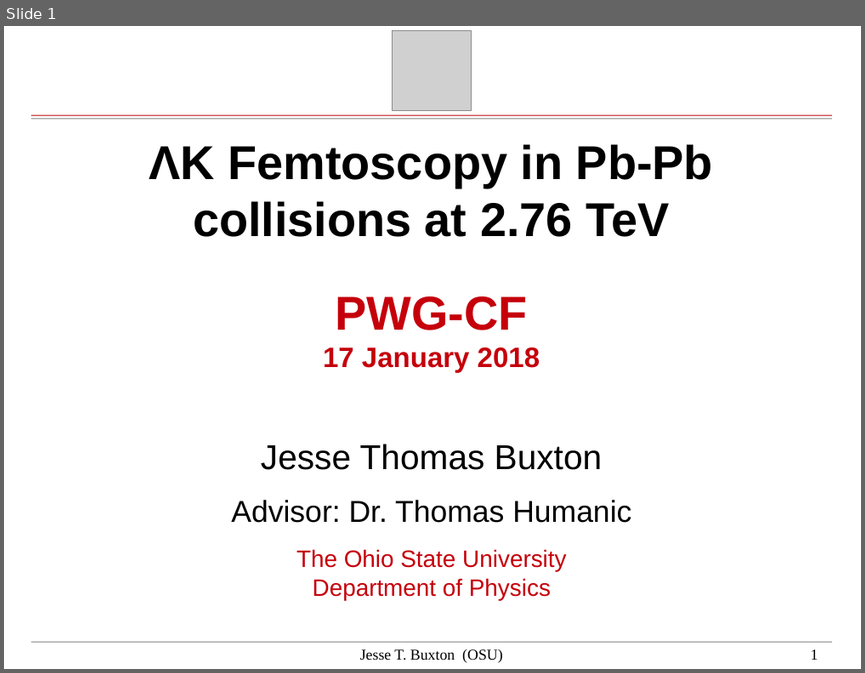
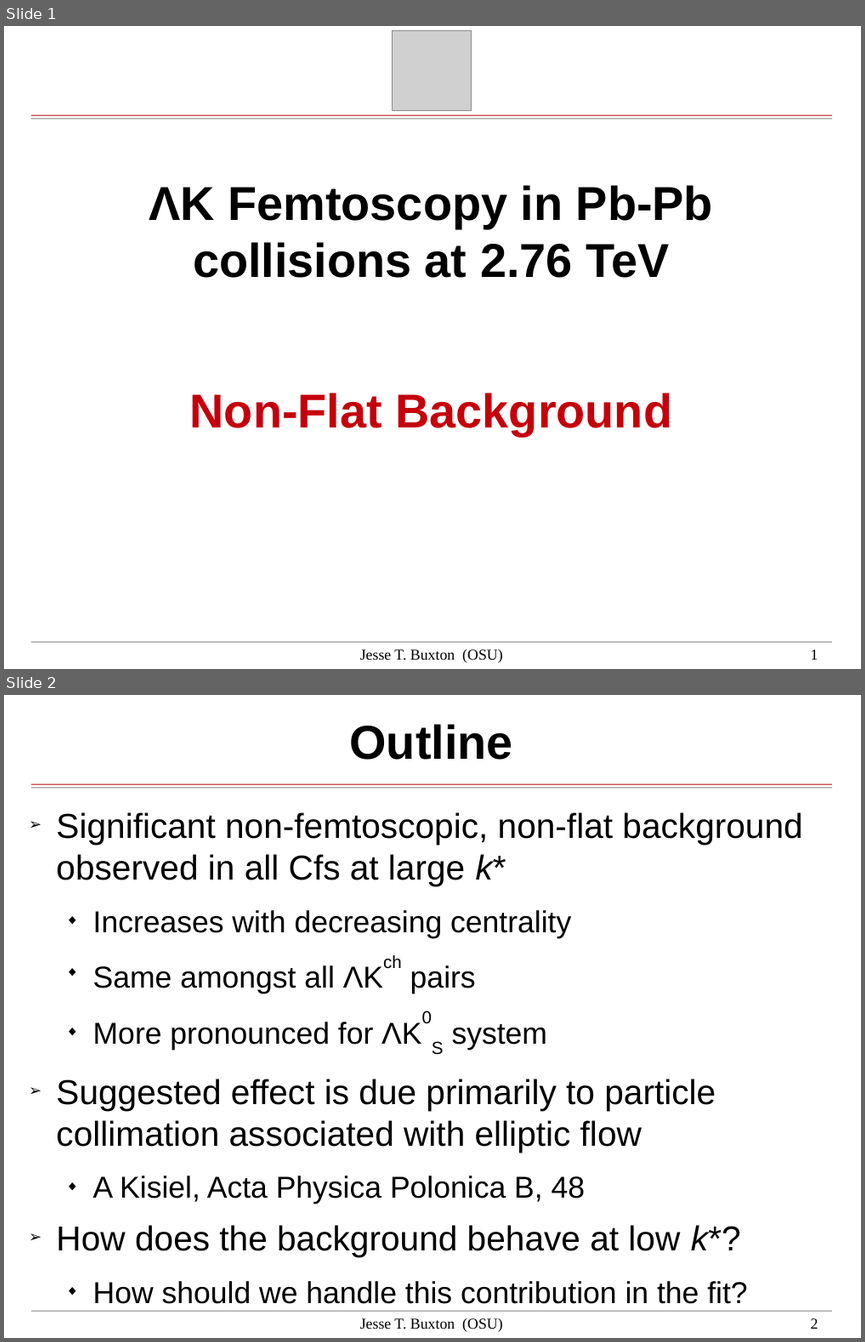
Before and after one commit to buxton45/FemtoAnalysis, a slide deck: AnalysisNotes/Comments/Laura/20180117/Meeting_20180316/LauraMeeting_20180316.odp. Shown one above the other, each under a label of ours: slide 1 before the commit, slides 1 and 2 after it. The pictures are 865x673 and 865x1342 pixels, drawn with LibreOffice and Linux fonts; fonts in the diff are those of the drawing; grey boxes stand for pictures; background and template pictures are left out. Boxes give left, top, right and bottom in pixels: in the first picture for what was removed or moved away, otherwise in the second. Text is boxed around its words. In the diff, an @@ line names an element or a change of style, - is before the commit and + after.

```diff
--- a/AnalysisNotes/Comments/Laura/20180117/Meeting_20180316/LauraMeeting_20180316.odp
+++ b/AnalysisNotes/Comments/Laura/20180117/Meeting_20180316/LauraMeeting_20180316.odp
@@ slide 2 added at (x1=4, y1=695, x2=861, y2=1338), background #FFFFFF; not listed: 3 template elements that a slide beside it also shows @@
@@ title added at (x1=350, y1=724, x2=513, y2=760), 44 pt, text #000000, bold @@
+Outline
@@ text added at (x1=56, y1=812, x2=802, y2=1304), 32 pt, text #000000 @@
+➢ Significant non-femtoscopic, non-flat background observed in all Cfs at large k*
+  ◆ Increases with decreasing centrality
+  ◆ Same amongst all ΛKch pairs
+  ◆ More pronounced for ΛK0S system
+➢ Suggested effect is due primarily to particle collimation associated with elliptic flow
+  ◆ A Kisiel, Acta Physica Polonica B, 48
+➢ How does the background behave at low k*?
+  ◆ How should we handle this contribution in the fit?
@@ text added at (x1=360, y1=1318, x2=502, y2=1332), 14 pt, text #000000 @@
+Jesse T. Buxton (OSU)
@@ page number added at (x1=811, y1=1318, x2=818, y2=1328), 14 pt, text #000000 @@
+2
@@ slide 1 changed as well @@
@@ title at (x1=148, y1=185, x2=713, y2=435): text changed @@
-ΛK Femtoscopy in Pb-Pb collisions at 2.76 TeV
-PWG-CF
-17 January 2018
+ΛK Femtoscopy in Pb-Pb collisions at 2.76 TeV
+Non-Flat Background
@@ subtitle removed at (x1=231, y1=443, x2=631, y2=600) @@
-Jesse Thomas Buxton
-Advisor: Dr. Thomas Humanic
-The Ohio State University
-Department of Physics
```
Also in this commit, not shown: 1 other slide changed, 18 other slides added, 23 other files.
